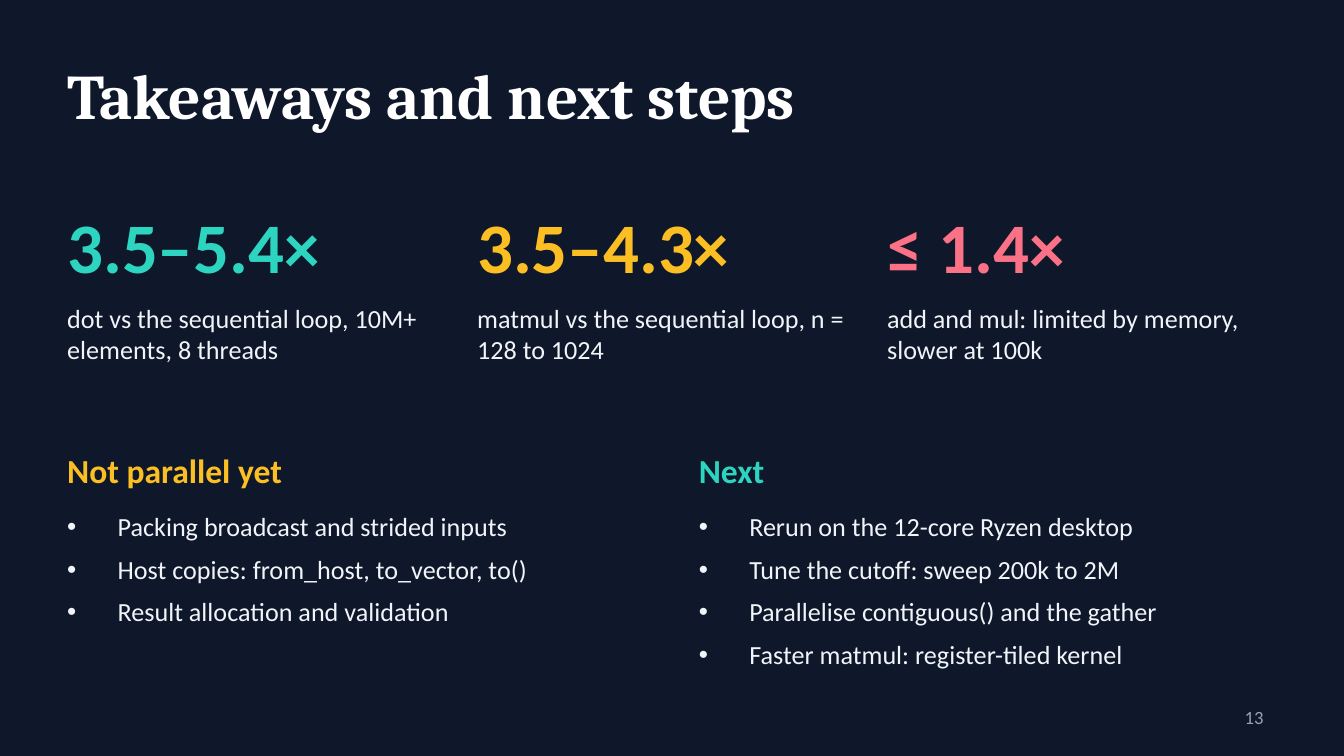
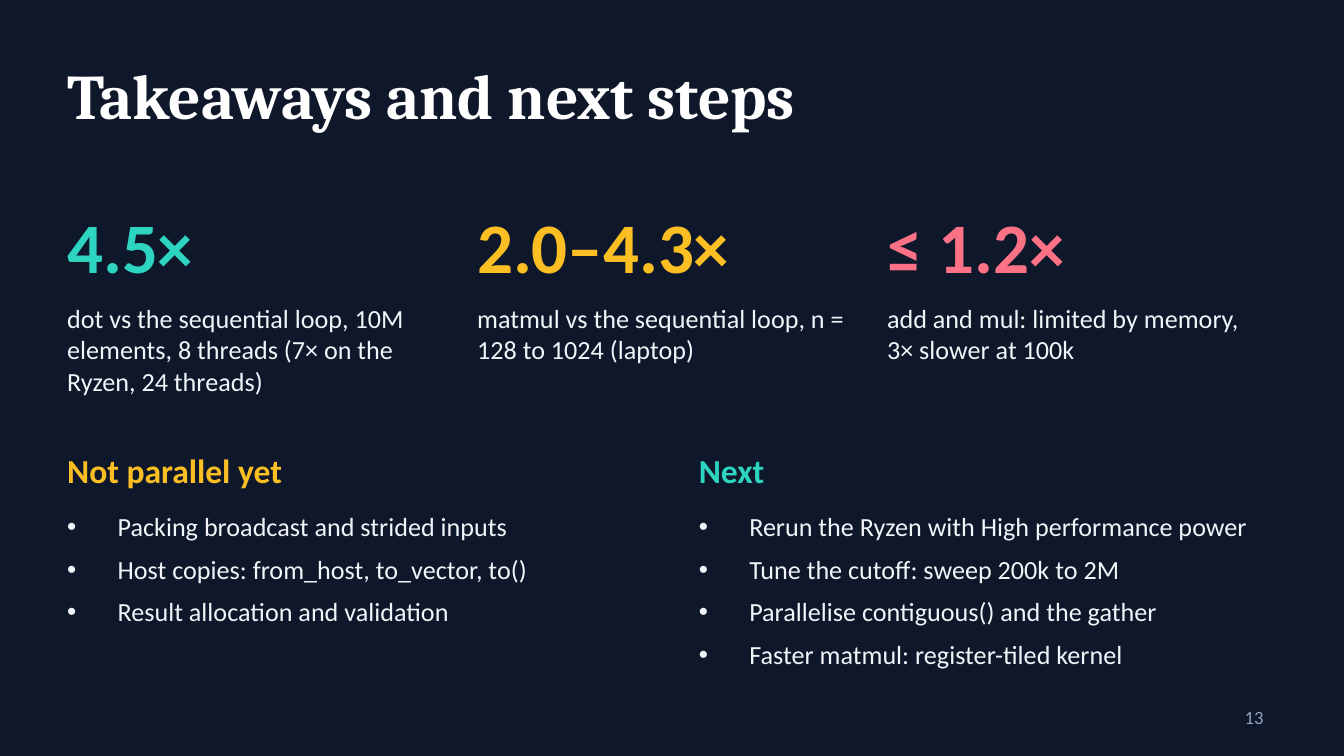
Before and after one commit to bakir004/mensurflow, a slide deck: slide 13 of docs/worklog/asja-31-10-2026.pptx. Drawn at 1344x756 pixels with LibreOffice and Linux fonts; fonts in the diff are those of the drawing. Boxes give left, top, right and bottom in pixels: in the first picture for what was removed or moved away, otherwise in the second. Text is boxed around its words. In the diff, an @@ line names an element or a change of style, - is before the commit and + after.

Commit message:
docs: update the slide results with the shared-harness runs
Charts and takeaways now use the 2026-11-01 laptop runs (UCRT64, plugged in,
two runs averaged) instead of the earlier battery runs, and mention the Ryzen
desktop. The chart shows 1 and 8 threads only, because the 2- and 4-thread rows
were unstable between runs.

```diff
--- a/docs/worklog/asja-31-10-2026.pptx
+++ b/docs/worklog/asja-31-10-2026.pptx
@@ text at [67,227,193,274]: text changed @@
-3.5–5.4×
+4.5×
@@ text at [477,226,729,274]: text changed @@
-3.5–4.3×
+2.0–4.3×
@@ text at [938,226,1064,274]: text changed @@
-≤ 1.4×
+≤ 1.2×
@@ text at [67,310,404,396]: text changed @@
-dot vs the sequential loop, 10M+ elements, 8 threads
+dot vs the sequential loop, 10M elements, 8 threads (7× on the Ryzen, 24 threads)
@@ text at [477,310,825,364]: text changed @@
-matmul vs the sequential loop, n = 128 to 1024
+matmul vs the sequential loop, n = 128 to 1024 (laptop)
@@ text at [887,310,1238,359]: text changed @@
-add and mul: limited by memory, slower at 100k
+add and mul: limited by memory, 3× slower at 100k
@@ text at [749,518,1246,541]: text changed @@
-• Rerun on the 12-core Ryzen desktop
+• Rerun the Ryzen with High performance power
```
Also in this commit, not shown: 2 other slides changed.
